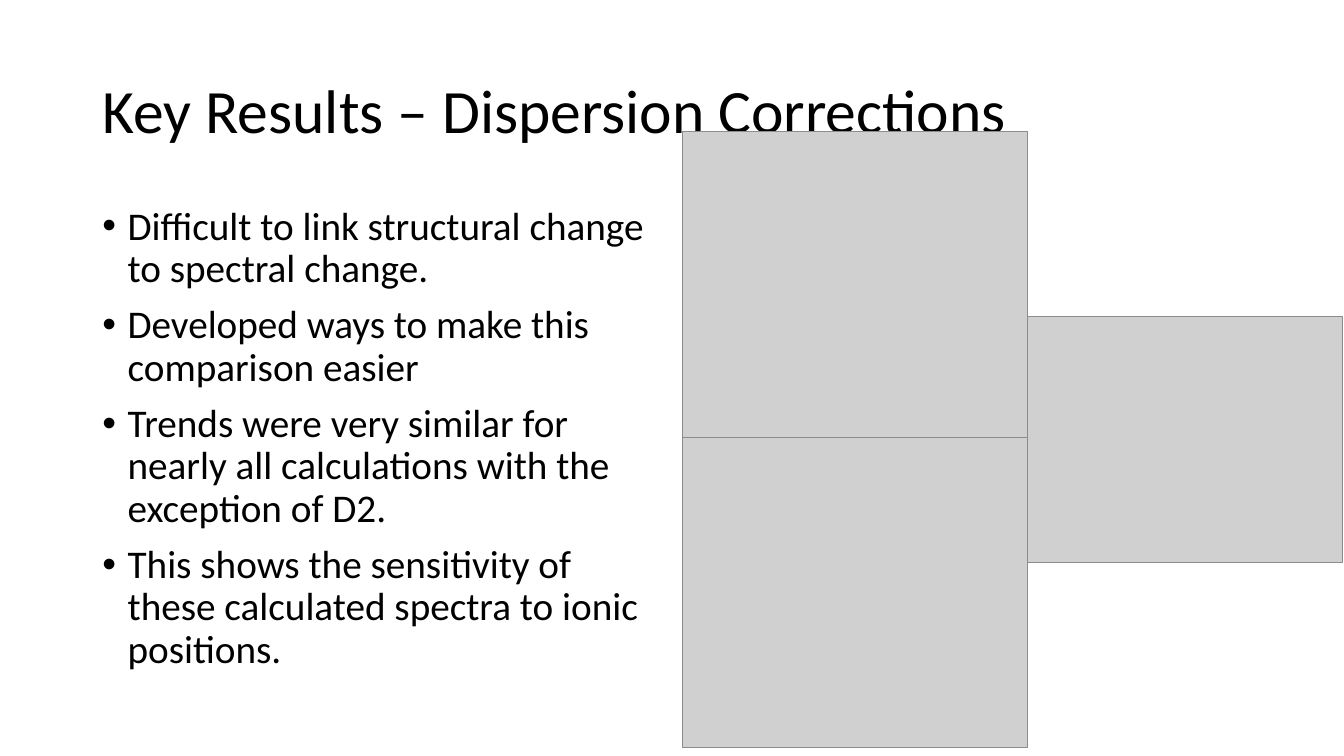
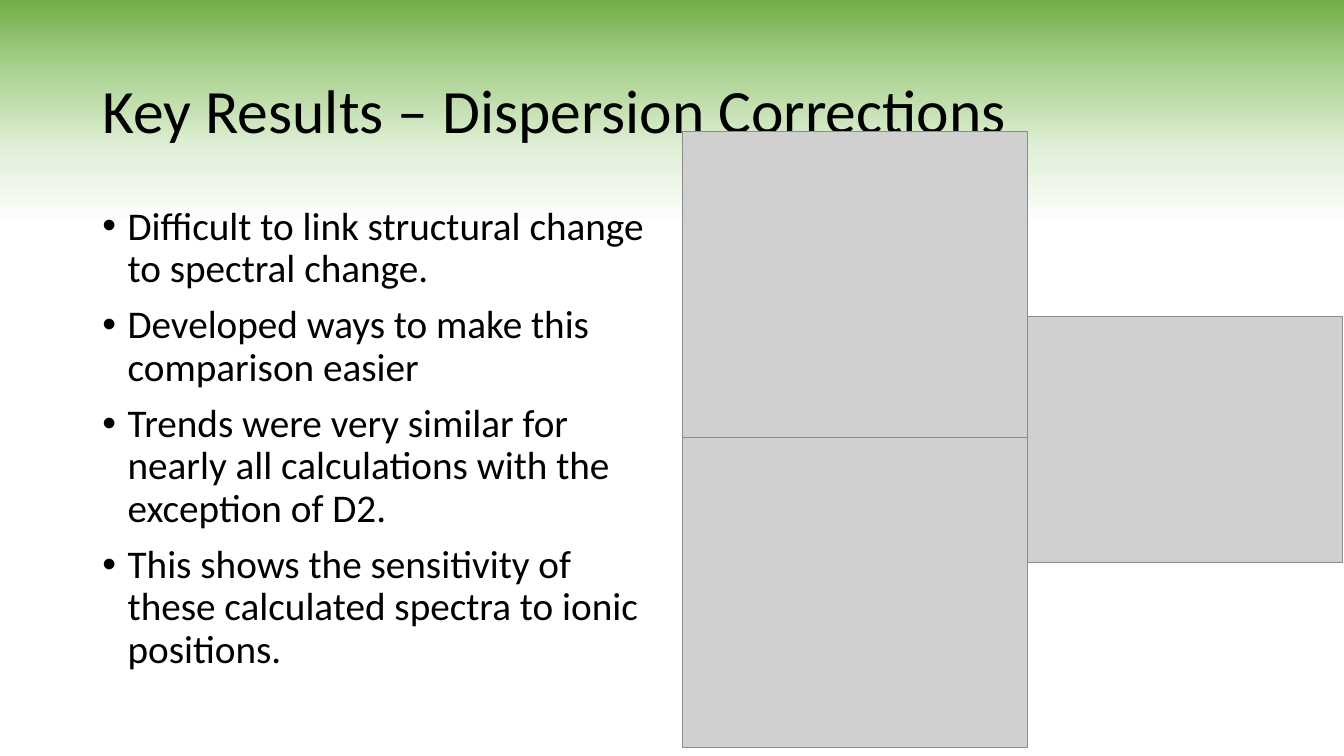
Before and after one commit to CalumTowler/Final-PhD-Files, a slide deck: slide 8 of VIVA_Presentation.pptx (slide 9 before the commit). Drawn at 1344x756 pixels with LibreOffice and Linux fonts; fonts in the diff are those of the drawing; grey boxes stand for pictures. Boxes give left, top, right and bottom in pixels: in the first picture for what was removed or moved away, otherwise in the second. Text is boxed around its words. In the diff, an @@ line names an element or a change of style, - is before the commit and + after.

```diff
--- a/VIVA_Presentation.pptx
+++ b/VIVA_Presentation.pptx
@@ background #FFFFFF to gradient #70AD47 to #A9D18E to #E2F0D9 to #FFFFFF @@
```
Also in this commit, not shown: 12 other slides changed, 2 slides added, 3 slides removed.
